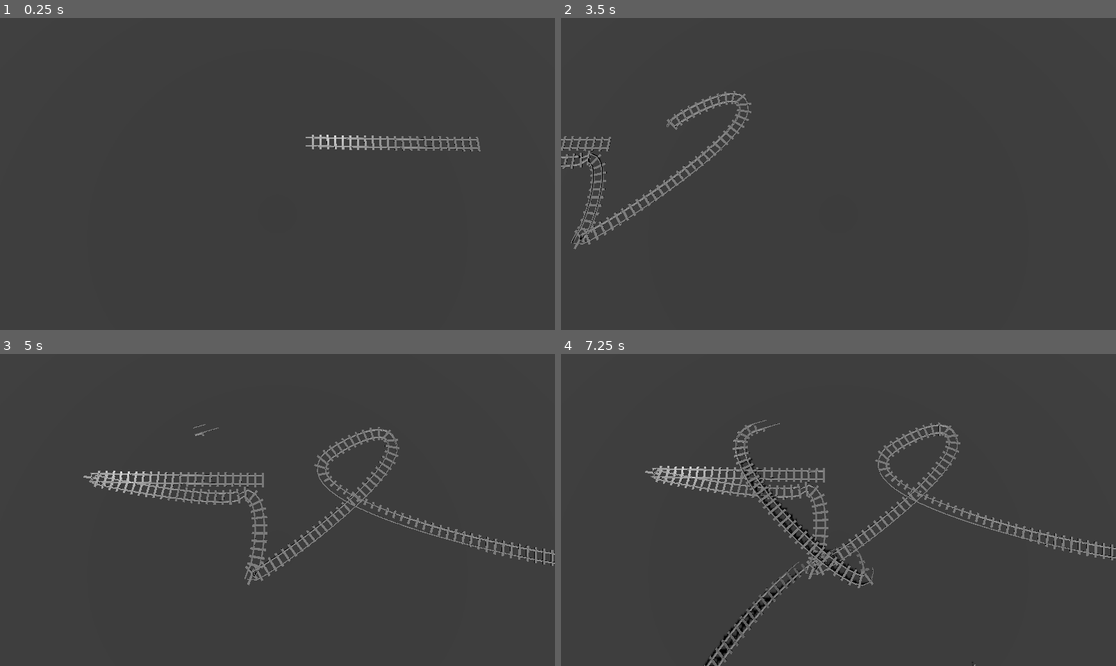
Above: before the commit, frames 1-4 (two rows, left to right).
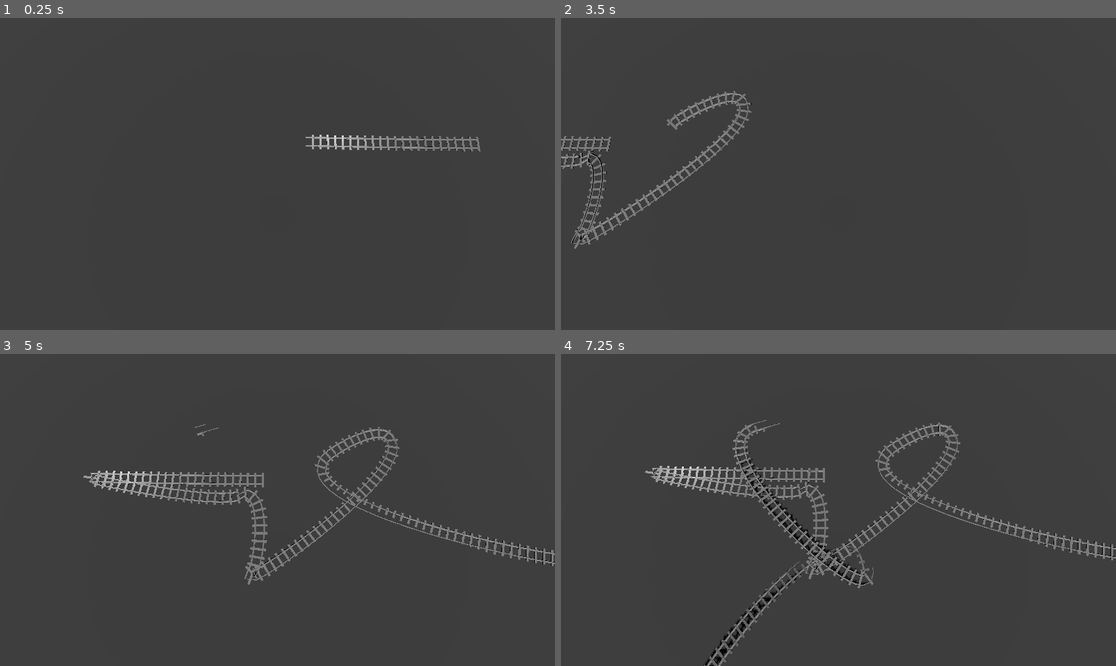
Above: after the commit, the same moments.

Repository: memlocator/trains
Game: Godot game, scene res://main.tscn
The game is run twice, just before and just after one commit, with the same random seed, the same clock (stepped at 60 frames per second) and the same inputs.
Inputs (mouse positions are in pixels of both pictures, inside the frame that each line leads up to):
- Up to frame 1 (0.25 s): no input
- Up to frame 2 (3.5 s): tap Enter at 0.5 s; move the mouse to (960, 158) at 0.52 s; hold D (move_right) 0.53-1.25 s; click (960, 158) at 0.67 s; drag from (727, 189) to (810, 236) at 1.27 s; move the mouse to (894, 105) at 2.02 s; hold D (move_right) 2.03-2.75 s; click (894, 105) at 2.17 s; drag from (810, 236) to (672, 127) at 2.77 s
- Up to frame 3 (5 s): move the mouse to (444, 556) at 3.52 s; hold A (move_left) 3.53-4.25 s; click (444, 556) at 3.67 s; drag from (111, 463) to (194, 432) at 4.27 s
- Up to frame 4 (7.25 s): move the mouse to (866, 510) at 5.02 s; hold S (move_back) 5.03-5.75 s; click (866, 510) at 5.17 s; drag from (755, 432) to (727, 525) at 5.77 s; move the mouse to (960, 494) at 6.52 s; hold W (move_forward) from 6.53 s (still down); click (960, 494) at 6.67 s

The runs differ from the first frame. In frame 1, less than 0.1% of the frame differs, in the area x 72-85%, y 39-43%; in frame 2, less than 0.1%; in frame 3, less than 0.1%; in frame 4, less than 0.1%, in the area x 15-95%, y 22-100%.

Commit message:
fixed warnings

Diff:
--- a/Extrude.gd
+++ b/Extrude.gd
@@ -26,7 +26,7 @@
 		generate_rails()
 
 @export var Regen: bool = false:
-	set(f):
+	set(_f):
 		generate_rails()
 		generate_sleepers()
 
@@ -43,35 +43,36 @@
 var cross_section_points = PackedVector3Array([Vector3(-0.7923467755317688, 0.0639202669262886, 0), Vector3(-0.79234701 …(746 unchanged characters)…
 var cross_section_points_len = len(cross_section_points)
 
-func new_segment(transform, offset_vec = Vector3()):
+func new_segment(input_transform, offset_vec = Vector3()):
 	var segment = PackedVector3Array(cross_section_points)
 	var scale_transform = Transform3D().scaled(track_scale)
 	for vertex_idx in cross_section_points_len:
-		segment[vertex_idx] = transform * scale_transform * segment[vertex_idx] + offset_vec
+		segment[vertex_idx] = input_transform * scale_transform * segment[vertex_idx] + offset_vec
 	return segment
 
 func clear_sleepers():
-	for mesh in sleepers:
-		mesh.queue_free()
+	for sleeper in sleepers:
+		sleeper.queue_free()
 	sleepers.clear()
 
-func place_sleeper(transform):
-	var mesh = MeshInstance3D.new()
-	mesh.mesh = BoxMesh.new()
+func place_sleeper(input_transform):
+	var sleeper_mesh = MeshInstance3D.new()
+	sleeper_mesh.mesh = BoxMesh.new()
 	#mesh.set_name("Sleeper")
-	self.add_child(mesh)
-	mesh.set_owner(owner)
-	sleepers.append(mesh)
-	mesh.transform = transform
-	mesh.scale = Vector3(0.7,0.025,0.1)
+	self.add_child(sleeper_mesh)
+	sleeper_mesh.set_owner(owner)
+	sleepers.append(sleeper_mesh)
+	sleeper_mesh.transform = input_transform
+	sleeper_mesh.scale = Vector3(0.7,0.025,0.1)
 
 func generate_sleepers():
 	clear_sleepers()
 
 	var curve_length = curve.get_baked_length()
 	for i in range(0, curve_length*100, sleeper_dist*100):
-		var transform = curve.sample_baked_with_rotation(float(i)/100, true)
-		place_sleeper(transform)
+		if curve.get_baked_length() > 0:
+			var sleeper_transform = curve.sample_baked_with_rotation(float(i)/100, false)
+			place_sleeper(sleeper_transform)
 
 
 
@@ -90,31 +91,29 @@
 	generate_sleepers()
 
 
-func place_cross_section(cross_sections, transform, rail_offset):
-	var curr_segment = new_segment(transform)
-	curr_segment = offset_vertices(curr_segment, transform.basis.x*rail_offset)
+func place_cross_section(cross_sections, input_transform, rail_offset):
+	var curr_segment = new_segment(input_transform)
+	curr_segment = offset_vertices(curr_segment, input_transform.basis.x*rail_offset)
 	cross_sections.append_array(curr_segment)
 
 func generate_rail(rail_offset):
 	var surface_array = []
 	surface_array.resize(Mesh.ARRAY_MAX)
 
-	var moved_cross_section = Array(cross_section_points)
 	var cross_sections = PackedVector3Array()
 	var cross_sections_count = 0
 	var indices = PackedInt32Array()
 
 	var curve_length = curve.get_baked_length()
-	var segment_target = curve_length/segment_dist
 	for i in range(0, curve_length*100, segment_dist*100):
-		var transform = curve.sample_baked_with_rotation(float(i)/100, true)
-		place_cross_section(cross_sections, transform, rail_offset)
+		var section_transform = curve.sample_baked_with_rotation(float(i)/100, true)
+		place_cross_section(cross_sections, section_transform, rail_offset)
 		cross_sections_count += 1
 
 	#need to guarantee we reach the end of the curve
-	var transform = curve.sample_baked_with_rotation(curve_length, true)
-	place_cross_section(cross_sections, transform, rail_offset)
-	cross_sections_count += 1
+	#var transform = curve.sample_baked_with_rotation(curve_length, true)
+	#place_cross_section(cross_sections, transform, rail_offset)
+	#cross_sections_count += 1
 	##################################################
 
 	var verts = cross_sections#PackedVector3Array()
@@ -177,6 +176,3 @@
 	mesh.set_name("RailMesh")
 	add_child(mesh)
 	mesh.set_owner(owner)
-
-func _process(delta):
-	pass
--- a/player_controller.gd
+++ b/player_controller.gd
@@ -55,10 +55,6 @@
 		if event.button_index == MOUSE_BUTTON_LEFT:
 			var mouse_world_pos = _get_mouse_world_pos()
 			if mouse_world_pos != null:
-				var geo_tool = Geometry2D
-
-				var pos = RailPath.to_local(mouse_world_pos)
-
 				if event.pressed:
 					last_curve_transform = RailPath.curve.sample_baked_with_rotation(RailPath.curve.get_baked_length(), false)
 					last_forward = last_curve_transform.basis.z
@@ -91,7 +87,7 @@
 		preview_curve.add_point(mouse_world)
 
 
-		var prev_prev = RailPath.curve.get_point_position(RailPath.curve.point_count-2)
+		#var prev_prev = RailPath.curve.get_point_position(RailPath.curve.point_count-2)
 		var prev = RailPath.curve.get_point_position(RailPath.curve.point_count-1)#preview_curve.get_point_position(preview_curve.point_count-2)
 		var curr = preview_curve.get_point_position(preview_curve.point_count-1)
 
@@ -105,7 +101,7 @@
 		var right_vec = RailPath.curve.sample_baked_with_rotation(RailPath.curve.get_baked_length()-0.1, false).basis.x
 		var dot_right_prod = right_vec.dot((prev-curr).normalized())
 
-		var signed_dot = dot_prod*dot_right_prod
+		#var signed_dot = dot_prod*dot_right_prod
 		dist = dot_prod*dot_right_prod*-preview_curve.get_baked_length()
 
 		var out_point = vec*abs(dist) + vec*(1-dot_prod)#-RailPath.curve.sample_baked_with_rotation(RailPath.curve.get_baked_ …(385 unchanged characters)…
@@ -123,11 +119,11 @@
 		debug_points.append(_debug_point(prev + out_point))
 
 		for i in range(50):
-			var transform = preview_curve.sample_baked((float(i)/preview_curve.get_baked_length())*preview_curve.get_baked_length())
-			var m = _debug_point(transform)
+			var point_transform = preview_curve.sample_baked((float(i)/preview_curve.get_baked_length())*preview_curve.get_baked_length())
+			var m = _debug_point(point_transform)
 			debug_points.append(m)
 
-func _process(delta):
+func _process(_delta):
 	if dragging:
 		preview_placement()
 		#print("dragging ", dragging)
